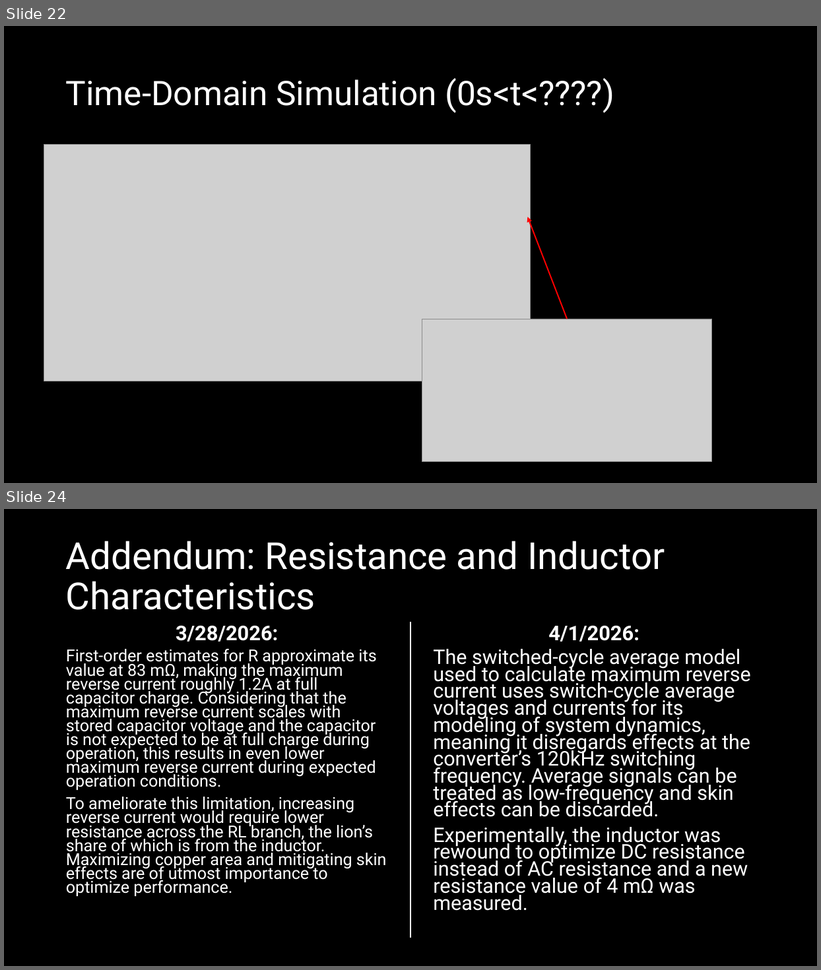
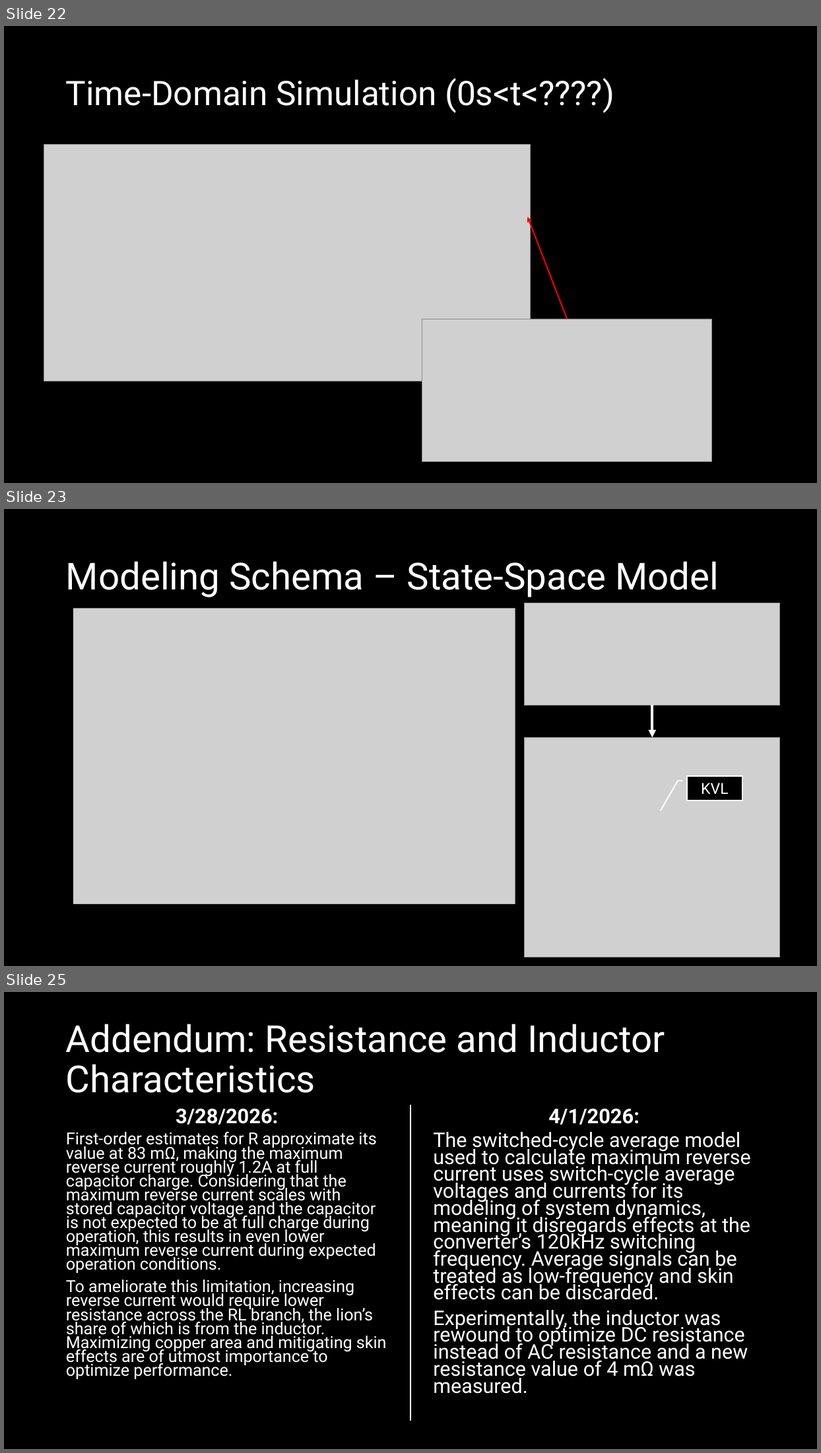
Before and after one commit to ut-ras/rm_electrical-supercap_v2, a slide deck: UT Robomasters – Supercap Power Stage Modeling.pptx. Shown one above the other, each under a label of ours: slides 22 and 24 before the commit, slides 22, 23 and 25 after it; the slides between them are not shown. The pictures are 821x970 and 821x1453 pixels, drawn with LibreOffice and Linux fonts; fonts in the diff are those of the drawing; grey boxes stand for pictures. Boxes give left, top, right and bottom in pixels: in the first picture for what was removed or moved away, otherwise in the second. Text is boxed around its words. In the diff, an @@ line names an element or a change of style, - is before the commit and + after.

Commit message:
finished power stage modeling powerpoint

```diff
--- a/UT Robomasters – Supercap Power Stage Modeling.pptx
+++ b/UT Robomasters – Supercap Power Stage Modeling.pptx
@@ slide 23 added at (4, 509, 817, 966), background #000000 @@
@@ title added at (66, 561, 719, 597), 44 pt, text #FFFFFF @@
+Modeling Schema – State-Space Model
@@ picture added at (525, 603, 781, 706) @@
@@ picture added at (73, 609, 516, 905) @@
@@ arrow added from (652, 706) to (652, 738), #FFFFFF 3 pt @@
@@ picture added at (525, 738, 781, 957) @@
@@ border callout added at (687, 776, 743, 801), fill #000000, outline #FFFFFF 1.5 pt, 18 pt, text #FFFFFF @@
+KVL
@@ what was slide 24 is now slide 25 @@
```
Also in this commit, not shown: 1 other slide added, 1 slide removed, 1 other file.
